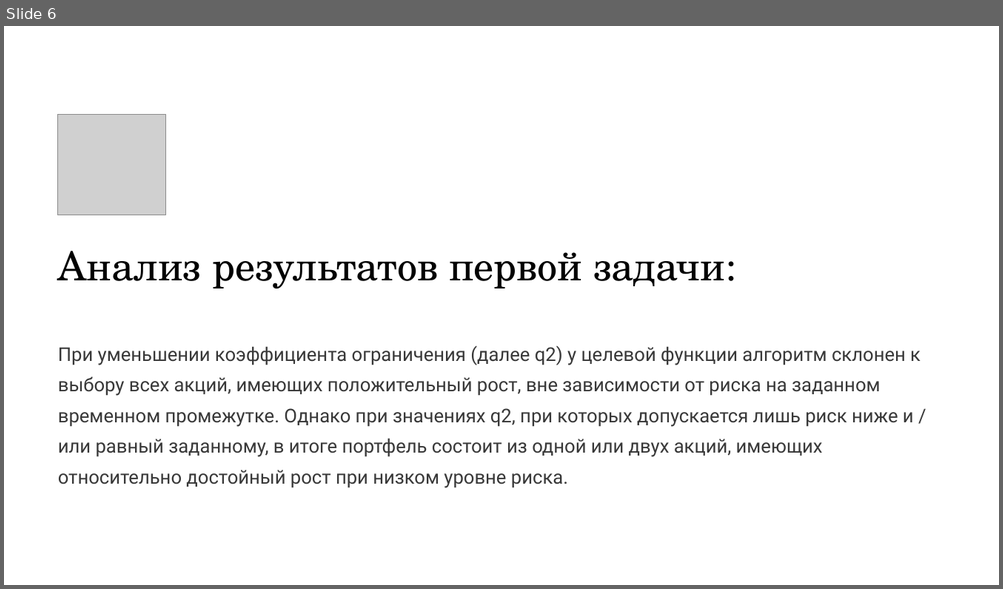
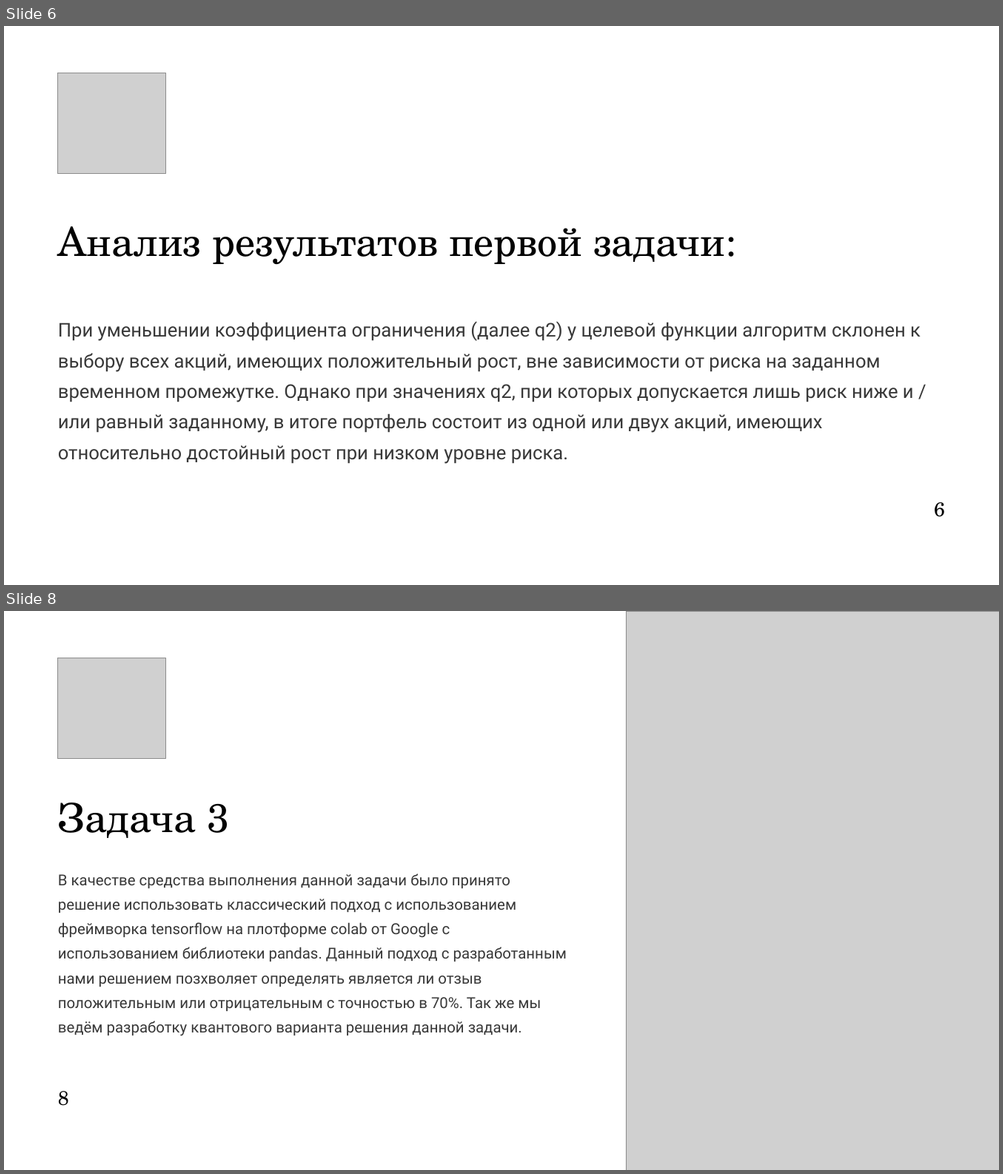
Before and after one commit to Quantum-Beavers/QuantHackaton_2024, a slide deck: 18 команда. Презентация.pptx. Shown one above the other, each under a label of ours: slide 6 before the commit, slides 6 and 8 after it; the slides between them are not shown. The pictures are 1003x589 and 1003x1174 pixels, drawn with LibreOffice and Linux fonts; fonts in the diff are those of the drawing; grey boxes stand for pictures; background and template pictures are left out. Boxes give left, top, right and bottom in pixels: in the first picture for what was removed or moved away, otherwise in the second. Text is boxed around its words. In the diff, an @@ line names an element or a change of style, - is before the commit and + after.

```diff
--- a/18 команда. Презентация.pptx
+++ b/18 команда. Презентация.pptx
@@ slide 8 added at bbox=[4, 611, 999, 1170], background #FFFFFF @@
@@ picture added at bbox=[626, 611, 999, 1170] @@
@@ picture added at bbox=[58, 658, 166, 758] @@
@@ text added at bbox=[58, 803, 230, 838], 46.5 pt, text #020202 @@
+Задача 3
@@ text added at bbox=[58, 874, 566, 1037], 17.5 pt, text #383838 @@
+В качестве средства выполнения данной задачи было принято решение использовать классический подход с использованием фреймворка tensorflow на плотформе colab от Google с использованием библиотеки pandas. Данный подход с разработанным нами решением позхволяет определять является ли отзыв положительным или отрицательным с точностью в 70%. Так же мы ведём разработку квантового варианта решения данной задачи.
@@ text added at bbox=[58, 1091, 69, 1106], 23 pt, text #020202 @@
+8
@@ slide 6 changed as well @@
@@ rectangle removed at bbox=[4, 26, 999, 585] @@
@@ picture: place and size @@
-picture at bbox=[58, 114, 166, 215]
+picture at bbox=[58, 73, 166, 173]
@@ text "Анализ результатов первой задачи:": place and size @@
-text "Анализ результатов первой задачи:" at bbox=[58, 251, 725, 289]
+text "Анализ результатов первой задачи:" at bbox=[58, 227, 725, 264]
@@ text "При уменьшении коэффициента ограничения (далее ...": place and size @@
-text "При уменьшении коэффициента ограничения (далее ..." at bbox=[58, 346, 920, 488]
+text "При уменьшении коэффициента ограничения (далее ..." at bbox=[58, 321, 920, 464]
@@ text added at bbox=[933, 503, 945, 517], 23 pt, text #020202 @@
+6
```
Also in this commit, not shown: 5 other slides changed, 4 other slides added, 3 slides removed.
